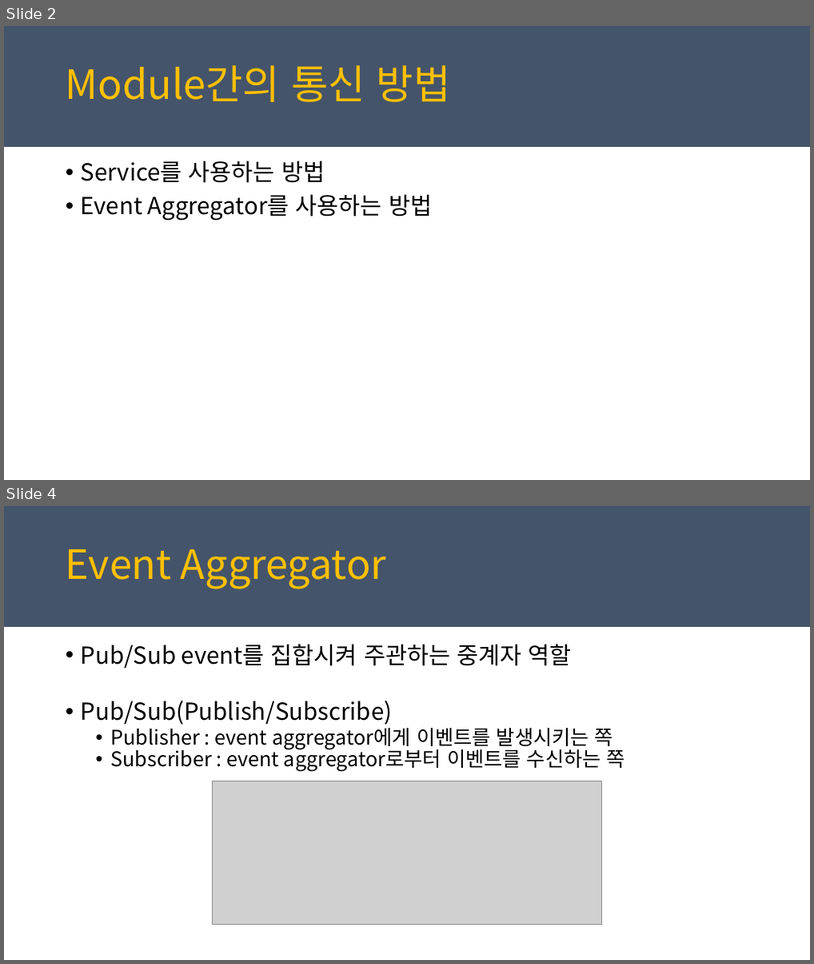
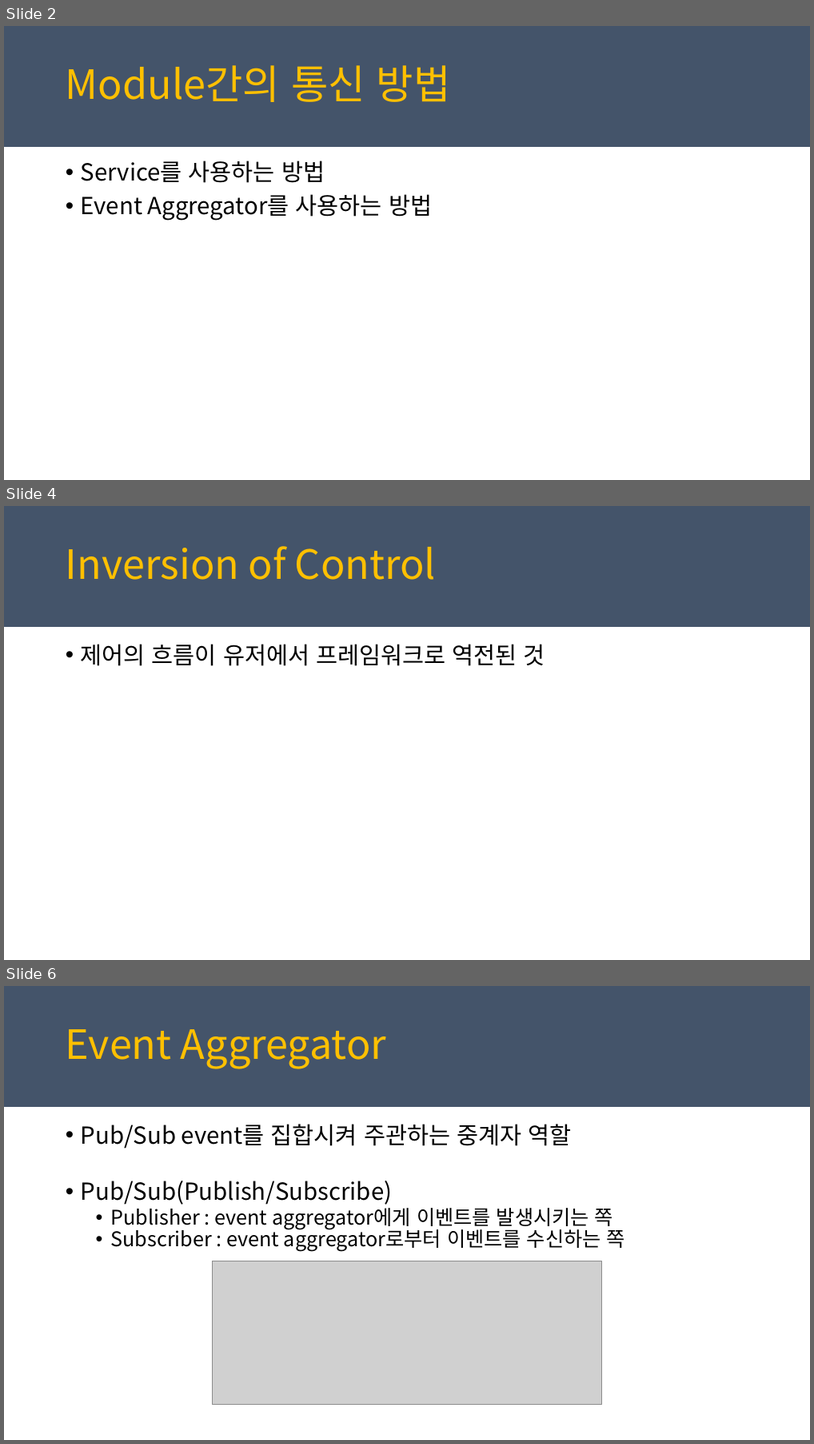
Before and after one commit to juniair/Summary-PPT, a slide deck: PRISM_통합.pptx. Shown one above the other, each under a label of ours: slides 2 and 4 before the commit, slides 2, 4 and 6 after it; the slides between them are not shown. The pictures are 814x964 and 814x1444 pixels, drawn with LibreOffice and Linux fonts; fonts in the diff are those of the drawing; grey boxes stand for pictures. Boxes give left, top, right and bottom in pixels: in the first picture for what was removed or moved away, otherwise in the second. Text is boxed around its words. In the diff, an @@ line names an element or a change of style, - is before the commit and + after.

```diff
--- a/PRISM_통합.pptx
+++ b/PRISM_통합.pptx
@@ slide 4 added at (x1=4, y1=506, x2=810, y2=960), background #FFFFFF; not listed: 1 template element that a slide beside it also shows @@
@@ title added at (x1=66, y1=546, x2=436, y2=580), 48 pt, text #FFC000 @@
+Inversion of Control
@@ text added at (x1=81, y1=644, x2=546, y2=666), 28 pt, text #000000 @@
+• 제어의 흐름이 유저에서 프레임워크로 역전된 것
@@ what was slide 4 is now slide 6 @@
```
Also in this commit, not shown: 5 slides changed, 5 other slides added, 1 slide removed, 52 other files.
